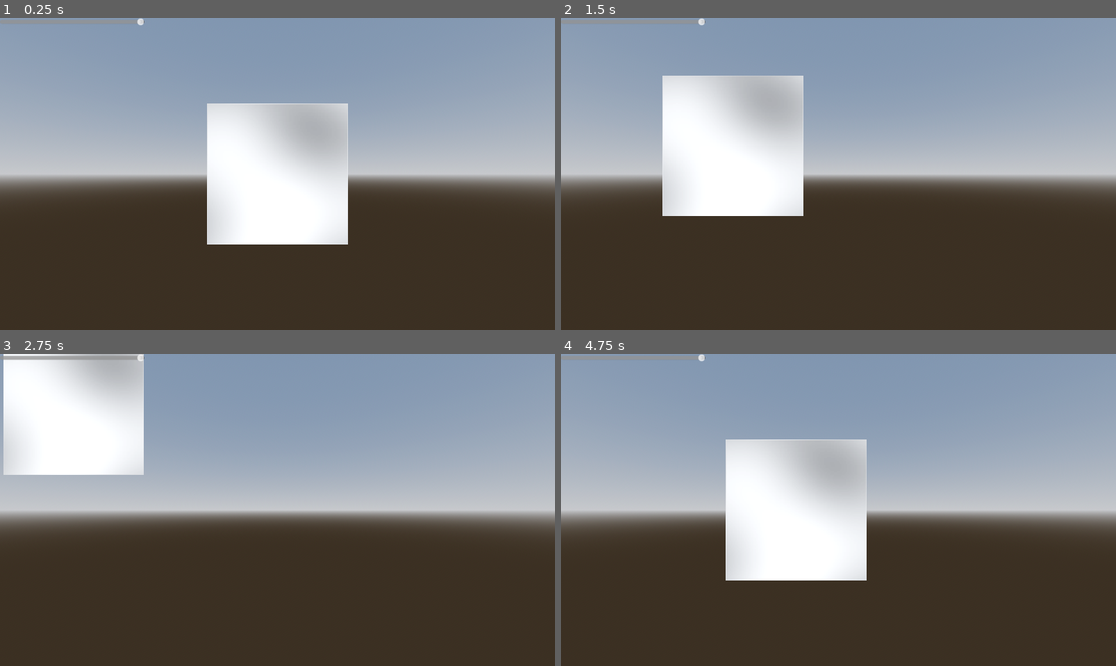
Above: before the commit, frames 1-4 (two rows, left to right).
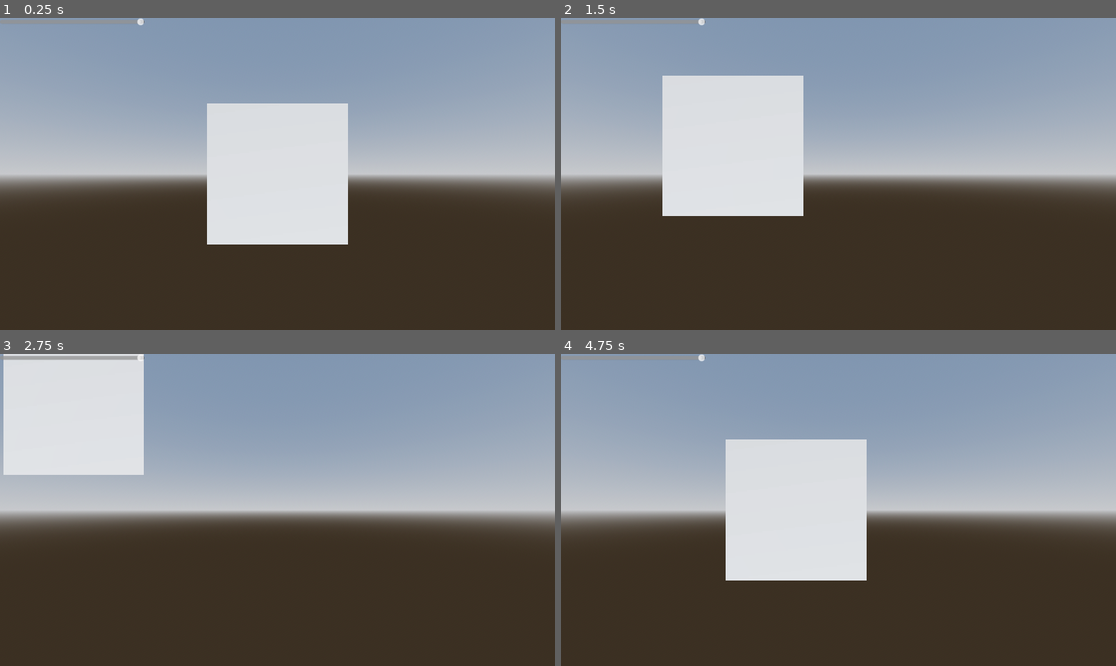
Above: after the commit, the same moments.

Repository: Maiqtheterrorist/godot-landmass-generator
Game: Godot game, scene res://LandmassGeneration/scenes/world.tscn
Same seed, same stepped clock (60 frames per second), same inputs: the game is played once before the commit and once after it.
Inputs:
- Up to frame 1 (0.25 s): no input
- Up to frame 2 (1.5 s): tap Enter at 0.5 s; hold Right (ui_right) 0.53-1.28 s; hold Down (ui_down) from 1.28 s (still down)
- Up to frame 3 (2.75 s): release Down (ui_down) at 2.03 s; hold Right (ui_right) from 2.03 s (still down)
- Up to frame 4 (4.75 s): release Right (ui_right) at 2.78 s; hold Up (ui_up) 2.78-3.53 s; hold Left (ui_left) from 3.53 s (still down)

The runs differ from the first frame. In frame 1, 6.3% of the frame differs, in the area x 37-63%, y 27-73%; in frame 2, 6.2%; in frame 3, 5.4%; in frame 4, 6.3%.

Commit message:
Add files via upload

Diff:
--- a/LandmassGeneration/scripts/generationScripts/landmasGenerationScript.gd
+++ b/LandmassGeneration/scripts/generationScripts/landmasGenerationScript.gd
@@ -1,11 +1,12 @@
 extends Node
 class_name landmassGenerator
-static var noiseTexture = ImageTexture.new()
 static var fastNoiseLite : FastNoiseLite = FastNoiseLite.new()
 static var data : PackedByteArray
 @export var noiseWidth : int = 10
 @export var noiseHeight : int = 10
 @export var noiseScale : float = 1.0
+static var amplitude = 1.0
+static var frequency = 1.0
 
 func _ready() -> void:
 	_fastNoiseLite_initializer()
@@ -18,8 +19,8 @@
 	var noiseImage : Image = Image.create(width,height,false,Image.FORMAT_RGBA8)
 	for y in height:
 		for x in width:
-			var sampleY = y/scale
-			var sampleX = x/scale
-			noiseImage.set_pixel(x,y, Color.from_hsv(0.0, 0.0, (fastNoiseLite.get_noise_2d(sampleX,sampleY)+1)/2))
-	var noiseTextureInstance = noiseTexture.create_from_image(noiseImage)
+			var sampleY = y/scale * frequency
+			var sampleX = x/scale * frequency
+			noiseImage.set_pixel(x,y, Color.from_hsv(0.0, 0.0, (fastNoiseLite.get_noise_2d(sampleX,sampleY)+1)/2)*amplitude)
+	var noiseTextureInstance : ImageTexture = ImageTexture.create_from_image(noiseImage)
 	return noiseTextureInstance
--- a/LandmassGeneration/scripts/utilityScripts/landmass2DNoisePreviewSetup.gd
+++ b/LandmassGeneration/scripts/utilityScripts/landmass2DNoisePreviewSetup.gd
@@ -16,7 +16,7 @@
 	self.mesh.surface_set_material(0, material)
 
 func _create_noise_texture_and_assign() -> void:
-	material.albedo_texture = landmassGenerator._generate_noise_map(delete,delete, 1.0)
+	material.albedo_texture = landmassGenerator._generate_noise_map(delete,delete, 27.3)
 
 
 func _on_h_slider_value_changed(value: float) -> void:
